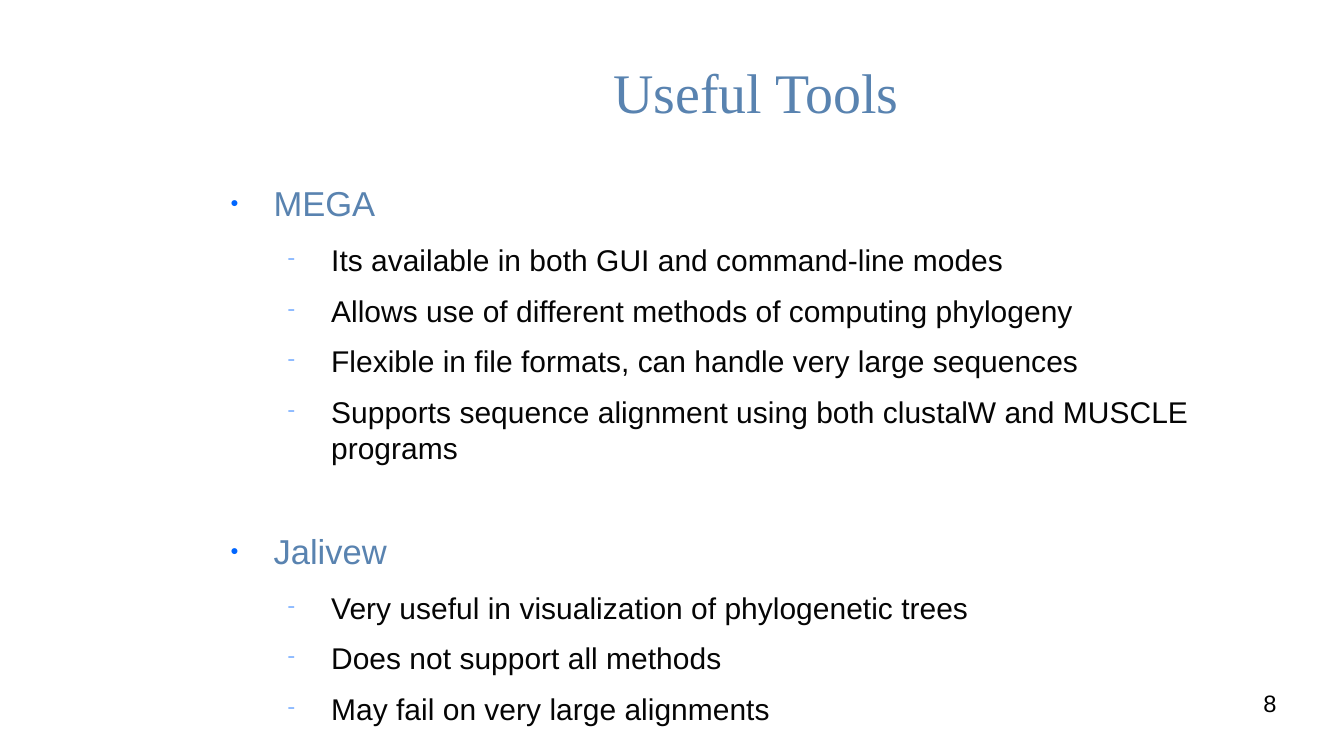
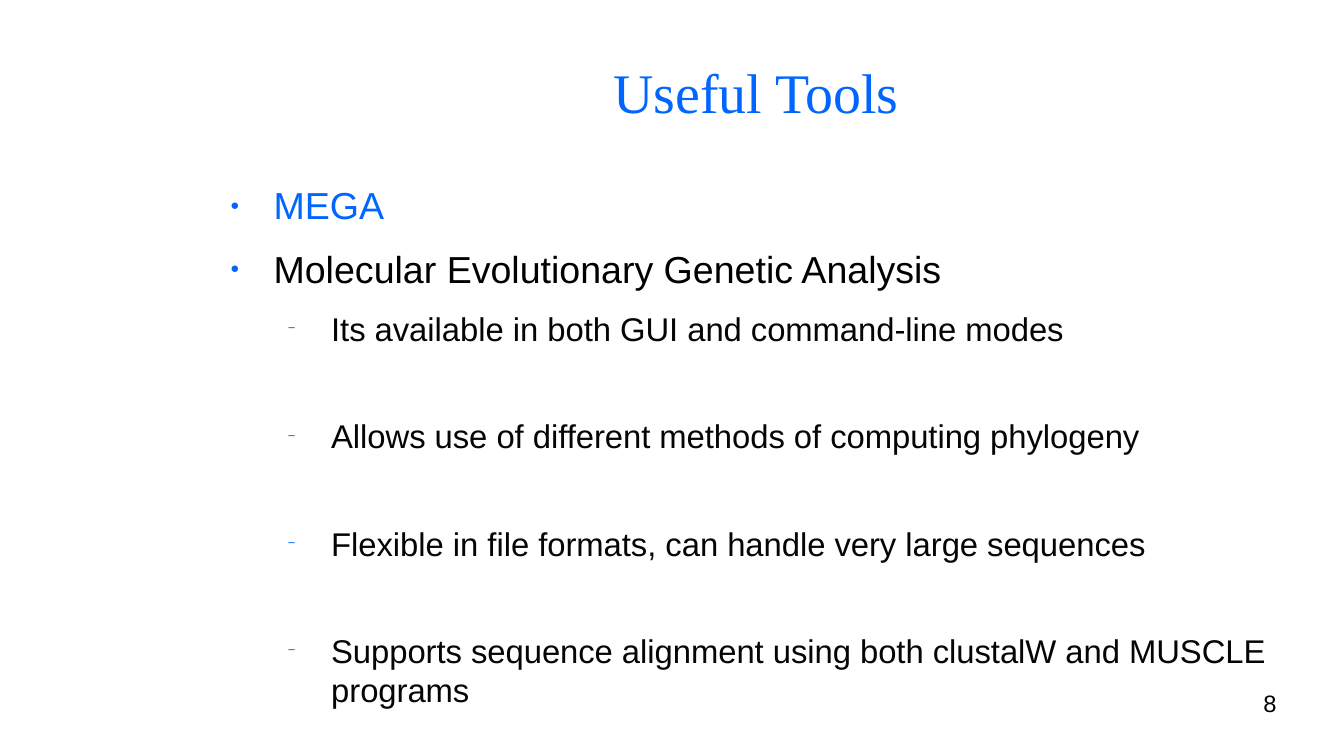
Before and after one commit to BryanAbuchery/Group_Project, a slide deck: slide 8 of Group_presentation.odp. Drawn at 1344x756 pixels with LibreOffice and Linux fonts; fonts in the diff are those of the drawing; background and template pictures are left out. Boxes give left, top, right and bottom in pixels: in the first picture for what was removed or moved away, otherwise in the second. Text is boxed around its words. In the diff, an @@ line names an element or a change of style, - is before the commit and + after.

```diff
--- a/Group_presentation.odp
+++ b/Group_presentation.odp
@@ title "Useful Tools" at box(613, 73, 898, 114): text colour #5983B0 to #0066FF @@
@@ text at box(274, 192, 1265, 709): size 20.4 to 22.2 pt, text colour #5983B0 to #0066FF in "MEGA"; size 17.8 to 19.3 pt in "Its available in both GUI and command-line ...", "Allows use of different methods of computing ...", "Flexible in file formats, can handle very ...", "Supports sequence alignment using both clustalW and ..." @@
@@ text at box(274, 255, 941, 290): paragraph added @@
+● Molecular Evolutionary Genetic Analysis
@@ text at box(274, 539, 968, 725): paragraphs removed @@
-● Jalivew
-  − Very useful in visualization of phylogenetic trees
-  − Does not support all methods
-  − May fail on very large alignments
```
Also in this commit, not shown: 6 other slides changed, 1 slide added.
